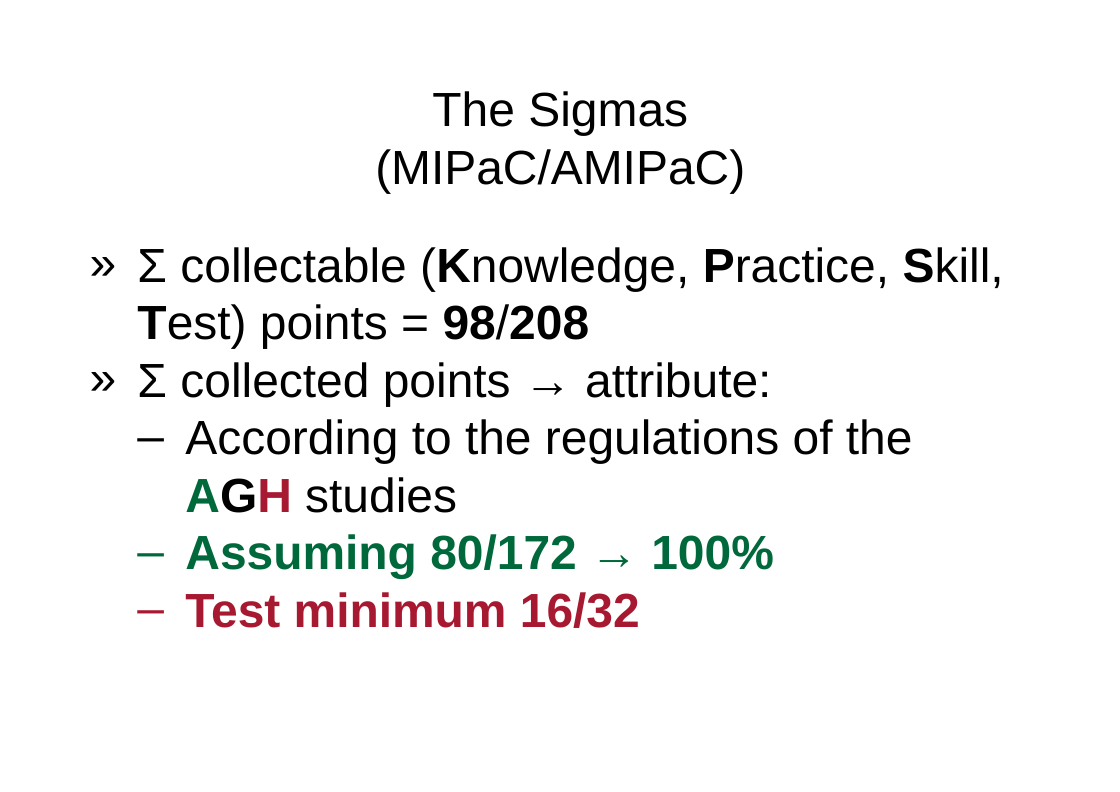
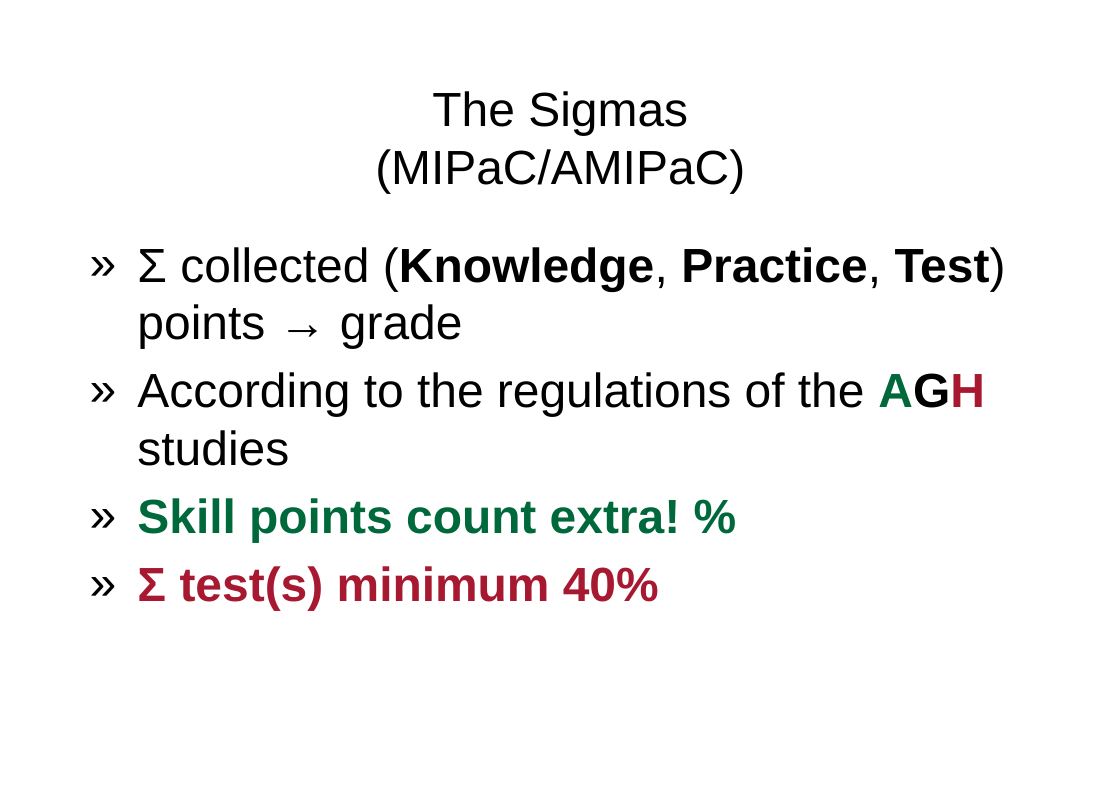
Before and after one commit to miklesz/AMIPaC, a slide deck: slide 12 of (A)MIPaC Introduction.pptx. Drawn at 1120x792 pixels with LibreOffice and Linux fonts; fonts in the diff are those of the drawing; background and template pictures are left out. Boxes give left, top, right and bottom in pixels: in the first picture for what was removed or moved away, otherwise in the second. Text is boxed around its words. In the diff, an @@ line names an element or a change of style, - is before the commit and + after.

```diff
--- a/(A)MIPaC Introduction.pptx
+++ b/(A)MIPaC Introduction.pptx
@@ text at bbox=[137, 247, 1006, 348]: text changed @@
-» Σ collectable (Knowledge, Practice, Skill, Test) points = 98/208
-» Σ collected points → attribute:
+» Σ collected (Knowledge, Practice, Test) points → grade
@@ text at bbox=[137, 372, 985, 466]: bullet – to »; list level 2 to 1 in "According to the regulations of ..." @@
@@ text at bbox=[137, 498, 680, 610]: text changed @@
-  – Assuming 80/172 → 100%
-  – Test minimum 16/32
+» Skill points count extra! %
+» Σ test(s) minimum 40%
```
Also in this commit, not shown: 2 other slides changed, 1 slide removed.
